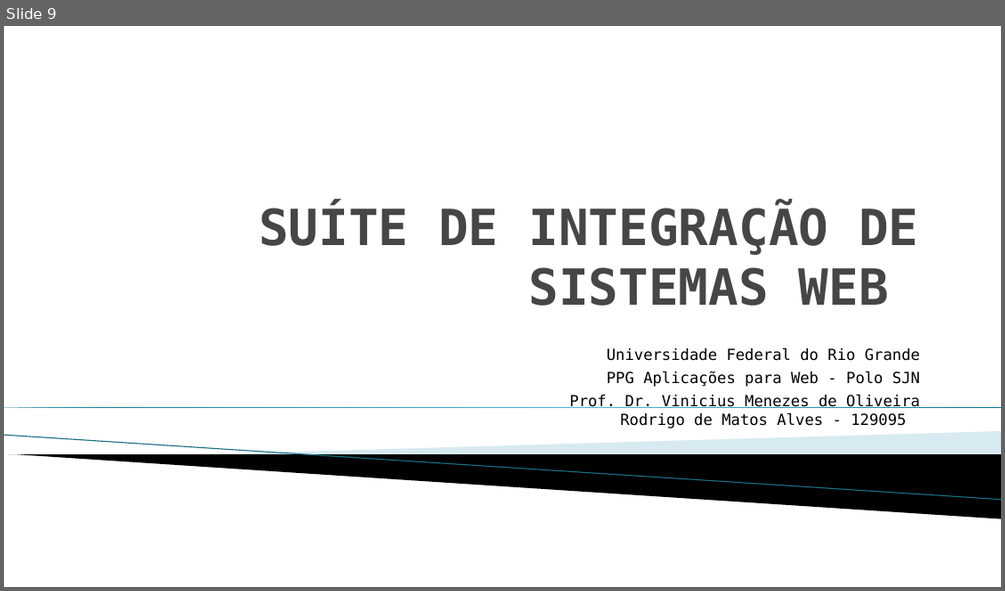
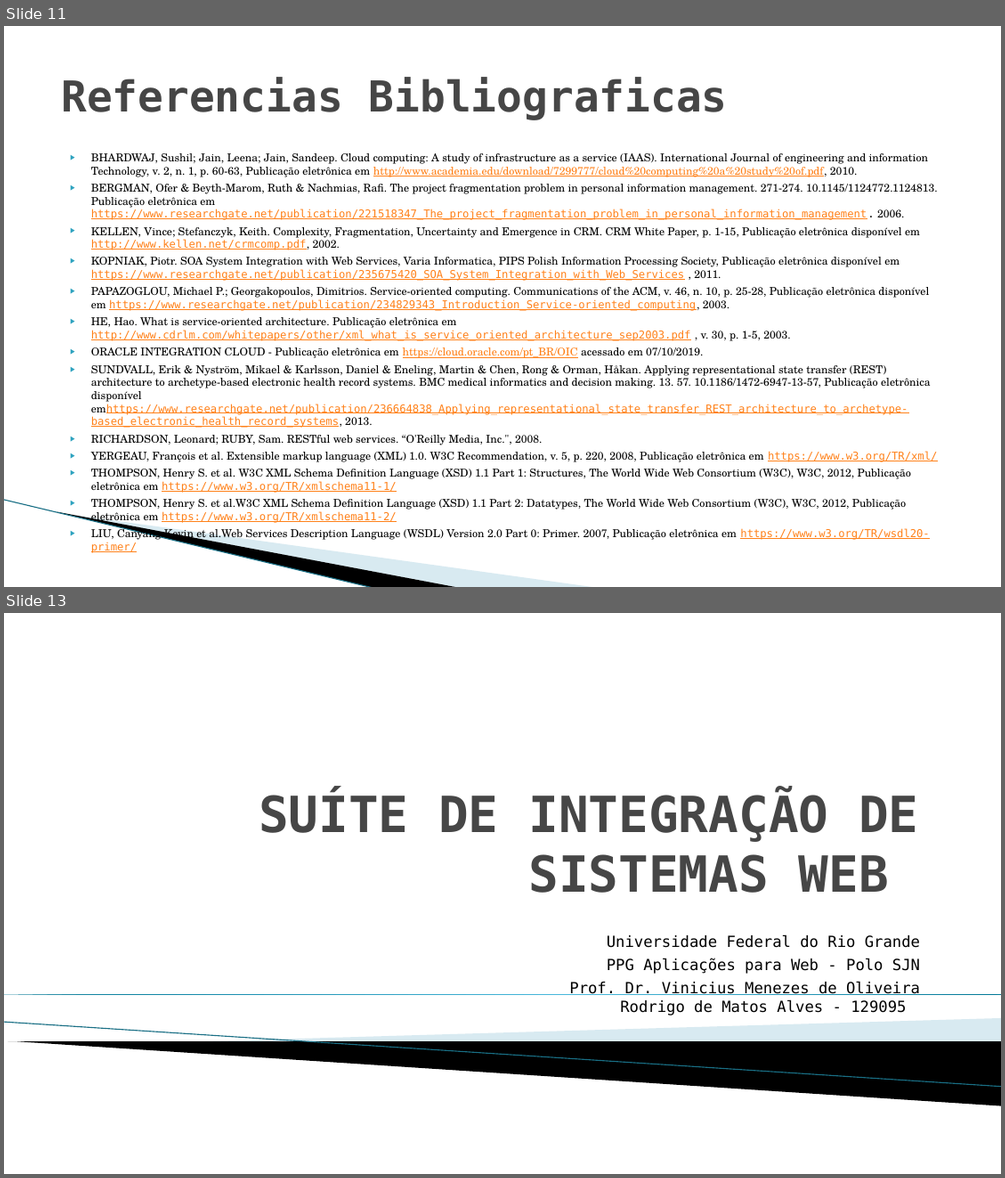
Before and after one commit to rodrigodmalves/integraFacil, a slide deck: artigo/Alves, Rodrigo - SUÍTE DE INTEGRAÇÃO DE SISTEMAS WEB.pptx. Shown one above the other, each under a label of ours: slide 9 before the commit, slides 11 and 13 after it; the slides between them are not shown. The pictures are 1005x591 and 1005x1178 pixels, drawn with LibreOffice and Linux fonts; fonts in the diff are those of the drawing; background and template pictures are left out. Boxes give left, top, right and bottom in pixels: in the first picture for what was removed or moved away, otherwise in the second. Text is boxed around its words. In the diff, an @@ line names an element or a change of style, - is before the commit and + after.

```diff
--- a/artigo/Alves, Rodrigo - SUÍTE DE INTEGRAÇÃO DE SISTEMAS WEB.pptx
+++ b/artigo/Alves, Rodrigo - SUÍTE DE INTEGRAÇÃO DE SISTEMAS WEB.pptx
@@ slide 11 added at box(4, 26, 1001, 587), background #FFFFFF @@
@@ title added at box(61, 77, 728, 120), 41 pt, text #464646, bold @@
+Referencias Bibliograficas
@@ text added at box(91, 153, 938, 553), 10.4 pt, text #000000 @@
+▶ BHARDWAJ, Sushil; Jain, Leena; Jain, Sandeep. Cloud computing: A study of infrastructure as a service (IAAS). International Journal of engineering and information Technology, v. 2, n. 1, p. 60-63, Publicação eletrônica em http://www.academia.edu/download/7299777/cloud%20computing%20a%20study%20of.pdf, 2010.
+▶ BERGMAN, Ofer & Beyth-Marom, Ruth & Nachmias, Rafi. The project fragmentation problem in personal information management. 271-274. 10.1145/1124772.1124813. Publicação eletrônica em https://www.researchgate.net/publication/221518347_The_project_fragmentation_problem_in_personal_information_management. 2006.
+▶ KELLEN, Vince; Stefanczyk, Keith. Complexity, Fragmentation, Uncertainty and Emergence in CRM. CRM White Paper, p. 1-15, Publicação eletrônica disponível em http://www.kellen.net/crmcomp.pdf, 2002.
+▶ KOPNIAK, Piotr. SOA System Integration with Web Services, Varia Informatica, PIPS Polish Information Processing Society, Publicação eletrônica disponível em https://www.researchgate.net/publication/235675420_SOA_System_Integration_with_Web_Services , 2011.
+▶ PAPAZOGLOU, Michael P.; Georgakopoulos, Dimitrios. Service-oriented computing. Communications of the ACM, v. 46, n. 10, p. 25-28, Publicação eletrônica disponível em https://www.researchgate.net/publication/234829343_Introduction_Service-oriented_computing, 2003.
+▶ HE, Hao. What is service-oriented architecture. Publicação eletrônica em http://www.cdrlm.com/whitepapers/other/xml_what_is_service_oriented_architecture_sep2003.pdf , v. 30, p. 1-5, 2003.
+▶ ORACLE INTEGRATION CLOUD - Publicação eletrônica em https://cloud.oracle.com/pt_BR/OIC acessado em 07/10/2019.
+▶ SUNDVALL, Erik & Nyström, Mikael & Karlsson, Daniel & Eneling, Martin & Chen, Rong & Orman, Håkan. Applying representational state transfer (REST) architecture to archetype-based electronic health record systems. BMC medical informatics and decision making. 13. 57. 10.1186/1472-6947-13-57, Publicação eletrônica disponível emhttps://www.researchgate.net/publication/236664838_Applying_representational_state_transfer_REST_architecture_to_archetype-based_electronic_health_record_systems, 2013.
+▶ RICHARDSON, Leonard; RUBY, Sam. RESTful web services. “O'Reilly Media, Inc.", 2008.
+▶ YERGEAU, François et al. Extensible markup language (XML) 1.0. W3C Recommendation, v. 5, p. 220, 2008, Publicação eletrônica em https://www.w3.org/TR/xml/
+▶ THOMPSON, Henry S. et al. W3C XML Schema Definition Language (XSD) 1.1 Part 1: Structures, The World Wide Web Consortium (W3C), W3C, 2012, Publicação eletrônica em https://www.w3.org/TR/xmlschema11-1/
+▶ THOMPSON, Henry S. et al.W3C XML Schema Definition Language (XSD) 1.1 Part 2: Datatypes, The World Wide Web Consortium (W3C), W3C, 2012, Publicação eletrônica em https://www.w3.org/TR/xmlschema11-2/
+▶ LIU, Canyang Kevin et al.Web Services Description Language (WSDL) Version 2.0 Part 0: Primer. 2007, Publicação eletrônica em https://www.w3.org/TR/wsdl20-primer/
@@ line added from (4, 499) to (374, 587), #97C5D8 0.95 pt @@
@@ freeform shape added at box(57, 511, 460, 587), fill #000000 @@
@@ freeform shape added at box(58, 512, 597, 587), fill #A0CBDC at 40% opacity @@
@@ what was slide 9 is now slide 13 @@
```
Also in this commit, not shown: 2 slides changed, 3 other slides added, 6 other files.
